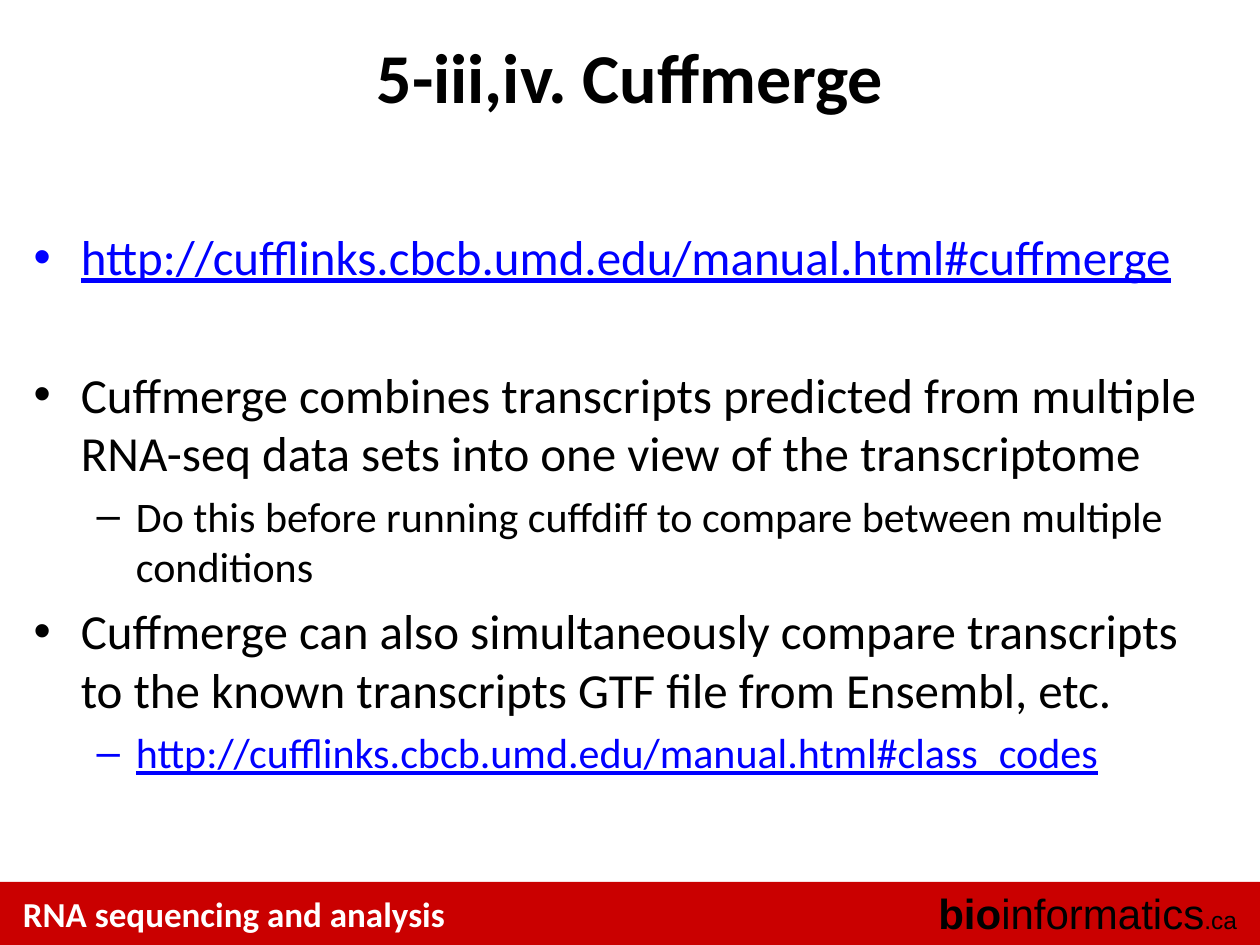
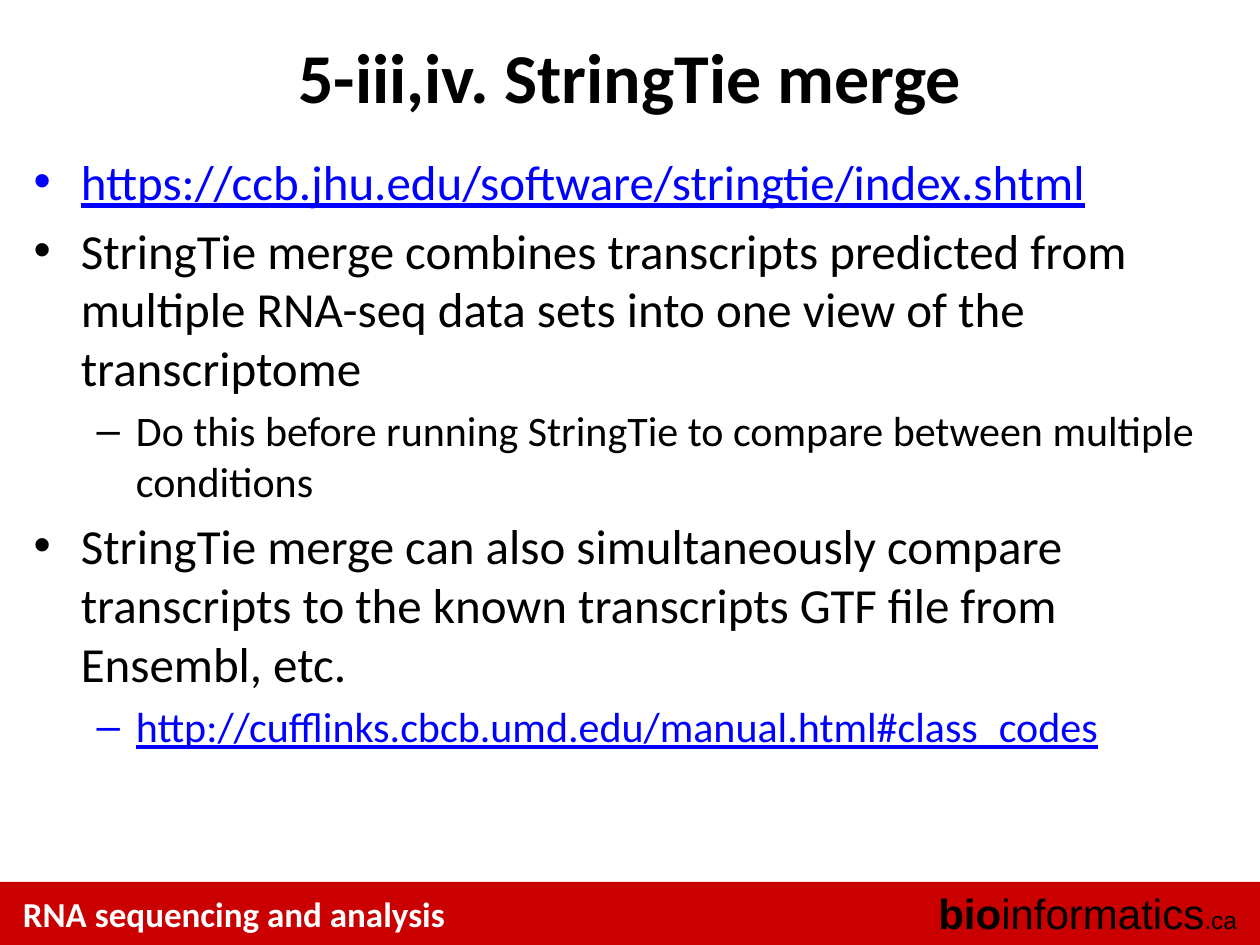
Before and after one commit to griffithlab/rnaseq_tutorial_wiki, a slide deck: slide 9 of LectureFiles/cbw/2017/RNASeq_Module4_Tutorial.pptx. Drawn at 1260x945 pixels with LibreOffice and Linux fonts; fonts in the diff are those of the drawing. Boxes give left, top, right and bottom in pixels: in the first picture for what was removed or moved away, otherwise in the second. Text is boxed around its words. In the diff, an @@ line names an element or a change of style, - is before the commit and + after.

```diff
--- a/LectureFiles/cbw/2017/RNASeq_Module4_Tutorial.pptx
+++ b/LectureFiles/cbw/2017/RNASeq_Module4_Tutorial.pptx
@@ title at [299,54,961,115]: text changed @@
-5-iii,iv. Cuffmerge
+5-iii,iv. StringTie merge
@@ text "https://ccb.jhu.edu/software/stringtie/index.shtml": place and size @@
-text "https://ccb.jhu.edu/software/stringtie/index.shtml" at [81,241,1196,775]
+text "https://ccb.jhu.edu/software/stringtie/index.shtml" at [81,166,1194,749]
@@ text at [81,166,1194,688]: text changed @@
-• http://cufflinks.cbcb.umd.edu/manual.html#cuffmerge
-• Cuffmerge combines transcripts predicted from multiple RNA-seq data sets into one view of the transcriptome
-  – Do this before running cuffdiff to compare between multiple conditions
-• Cuffmerge can also simultaneously compare transcripts to the known transcripts GTF file from Ensembl, etc.
+• https://ccb.jhu.edu/software/stringtie/index.shtml
+• StringTie merge combines transcripts predicted from multiple RNA-seq data sets into one view of the transcriptome
+  – Do this before running StringTie to compare between multiple conditions
+• StringTie merge can also simultaneously compare transcripts to the known transcripts GTF file from Ensembl, etc.
```
Also in this commit, not shown: 1 other slide changed, 1 other file.
